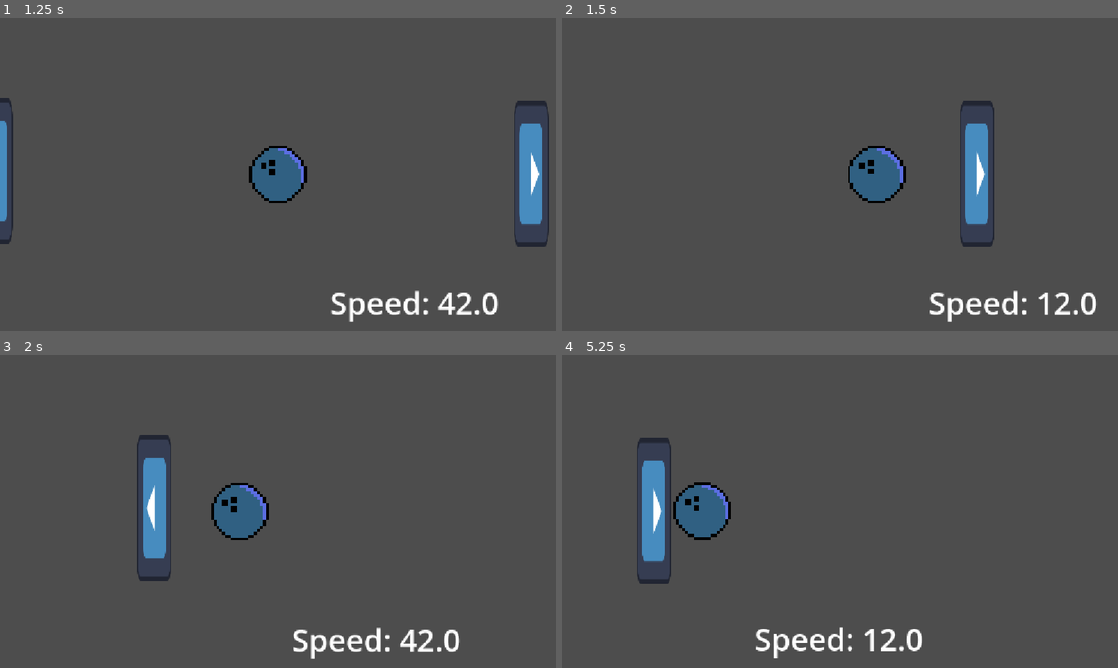
Above: before the commit, frames 1-4 (two rows, left to right).
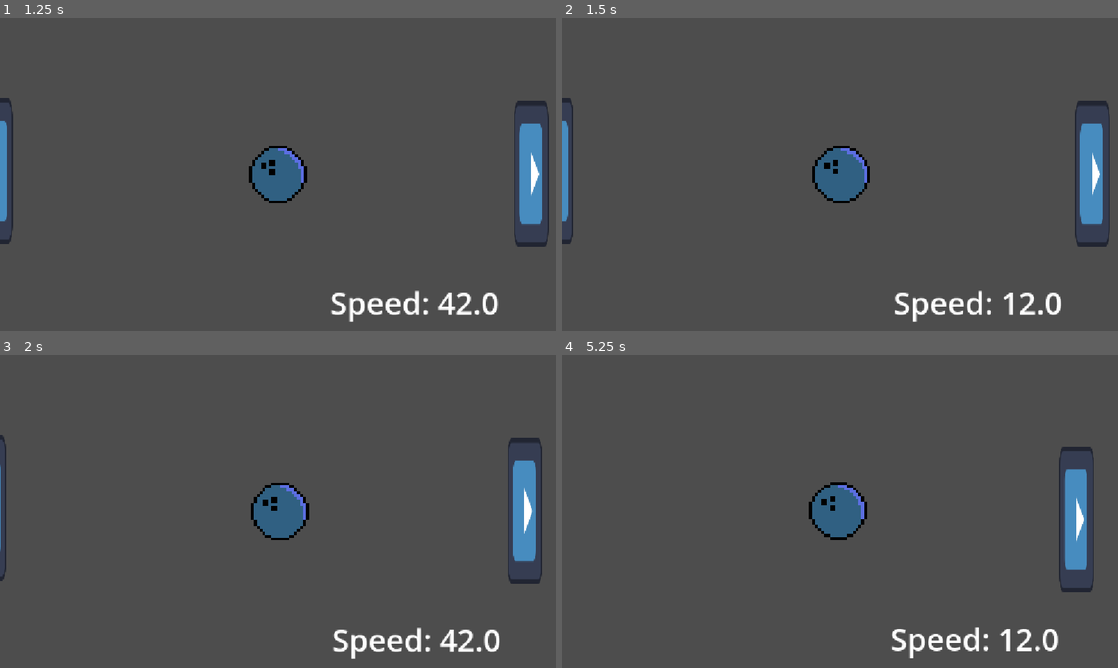
Above: after the commit, the same moments.

Repository: OlusenBg/Strikegame
Game: Godot game, scene res://Main.tscn
Two runs of this game, one before a commit and one after it. Both use one fixed random seed, a clock stepped at 60 frames per second and the inputs below. The engine's default icon, where the game draws it, is replaced by a stand-in: a white triangle on a blue panel in a dark square.
Inputs:
- Up to frame 1 (1.25 s): tap Enter at 0.5 s; hold D (right) from 0.53 s (still down)
- Up to frame 2 (1.5 s): release D (right) at 1.28 s; hold S (down) from 1.28 s (still down)
- Up to frame 3 (2 s): keep holding S (down)
- Up to frame 4 (5.25 s): release S (down) at 2.03 s; hold D (right) 2.03-2.78 s; hold W (up) 2.78-3.53 s; hold A (left) 3.53-5.03 s; hold S (down) from 5.03 s (still down)

Frame 1 is identical in both runs. In frame 2, 7.6% of the frame differs, in the area x 0-99%, y 25-98%; in frame 3, 7.6%; in frame 4, 7.9%, in the area x 13-96%, y 26-97%.

Commit message:
added normal walls

Diff:
--- /dev/null
+++ b/normalwalls.tscn
@@ -0,0 +1,17 @@
+[gd_scene format=3 uid="uid://vypgufko4wtq"]
+
+[ext_resource type="Texture2D" uid="uid://db8i5dd0vnqd0" path="res://icon.svg" id="1_gj5id"]
+
+[sub_resource type="RectangleShape2D" id="RectangleShape2D_t71yc"]
+size = Vector2(281, 72)
+
+[node name="Normalwalls" type="StaticBody2D" unique_id=974586526]
+
+[node name="Sprite2D" type="Sprite2D" parent="." unique_id=1939950930]
+position = Vector2(4, -2)
+scale = Vector2(2.3, 0.5718749)
+texture = ExtResource("1_gj5id")
+
+[node name="CollisionShape2D" type="CollisionShape2D" parent="." unique_id=129869234]
+position = Vector2(4.5, 0)
+shape = SubResource("RectangleShape2D_t71yc")
--- a/player.gd
+++ b/player.gd
@@ -17,7 +17,7 @@
 	if Input.is_action_just_released("right"):
 		input.x += 1
 		print(speed)
-		velocity = input.normalized() * speed
+		velocity = input.normalized() * speed * delta
 		speed = 0
 
 	if Input.is_action_pressed("left"):
@@ -27,7 +27,7 @@
 	if Input.is_action_just_released("left"):
 		input.x -= 1
 		print(speed)
-		velocity = input.normalized() * speed
+		velocity = input.normalized() * speed * delta
 		speed = 0
 
 
@@ -38,7 +38,7 @@
 	if Input.is_action_just_released("up"):
 		input.y -= 1
 		print(speed)
-		velocity = input.normalized() * speed
+		velocity = input.normalized() * speed * delta
 		speed = 0
 
 
@@ -49,7 +49,7 @@
 	if Input.is_action_just_released("down"):
 		input.y += 1
 
-		velocity = input.normalized() * speed
+		velocity = input.normalized() * speed * delta
 		speed = 0
 
 
